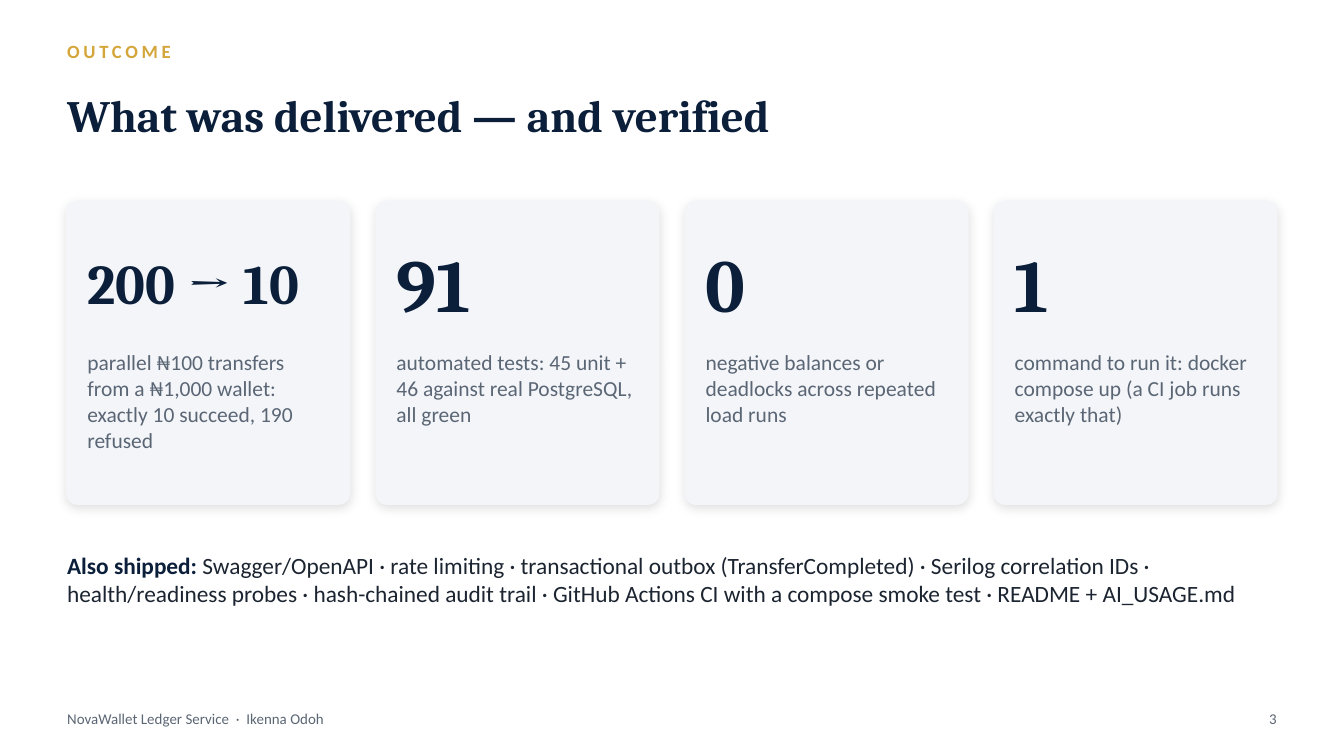
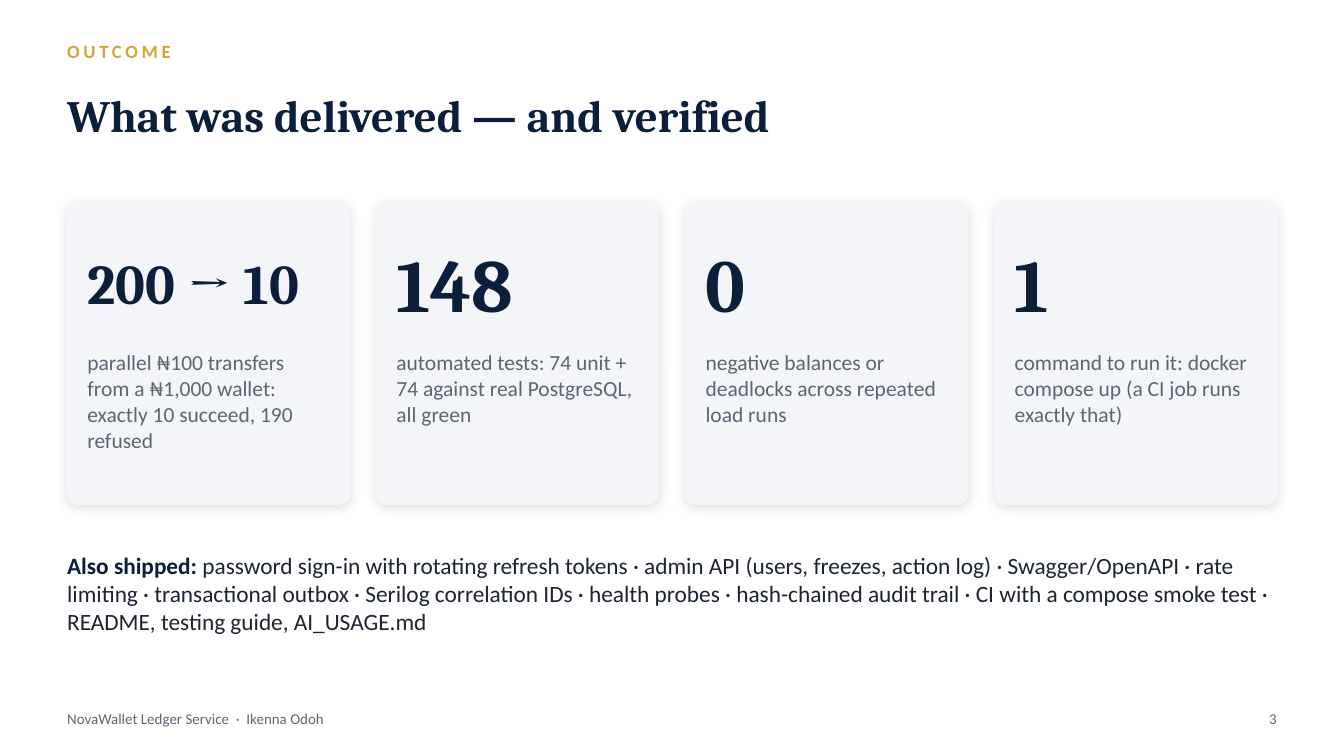
Before and after one commit to ikenna042/novawallet, a slide deck: slide 3 of docs/Ikenna_Odoh_NovaWallet_Case_Study.pptx. Drawn at 1344x756 pixels with LibreOffice and Linux fonts; fonts in the diff are those of the drawing. Boxes give left, top, right and bottom in pixels: in the first picture for what was removed or moved away, otherwise in the second. Text is boxed around its words. In the diff, an @@ line names an element or a change of style, - is before the commit and + after.

```diff
--- a/docs/Ikenna_Odoh_NovaWallet_Case_Study.pptx
+++ b/docs/Ikenna_Odoh_NovaWallet_Case_Study.pptx
@@ text at <box>396,261,513,313</box>: text changed @@
-91
+148
@@ text at <box>396,355,632,426</box>: text changed @@
-automated tests: 45 unit + 46 against real PostgreSQL, all green
+automated tests: 74 unit + 74 against real PostgreSQL, all green
@@ text at <box>67,557,1257,634</box>: text changed @@
-Also shipped: Swagger/OpenAPI · rate limiting · transactional outbox (TransferCompleted) · Serilog correlation IDs · health/readiness probes · hash-chained audit trail · GitHub Actions CI with a compose smoke test · README + AI_USAGE.md
+Also shipped: password sign-in with rotating refresh tokens · admin API (users, freezes, action log) · Swagger/OpenAPI · rate limiting · transactional outbox · Serilog correlation IDs · health probes · hash-chained audit trail · CI with a compose smoke test · README, testing guide, AI_USAGE.md
```
Also in this commit, not shown: 5 other slides changed, 1 slide added, 48 other files.
